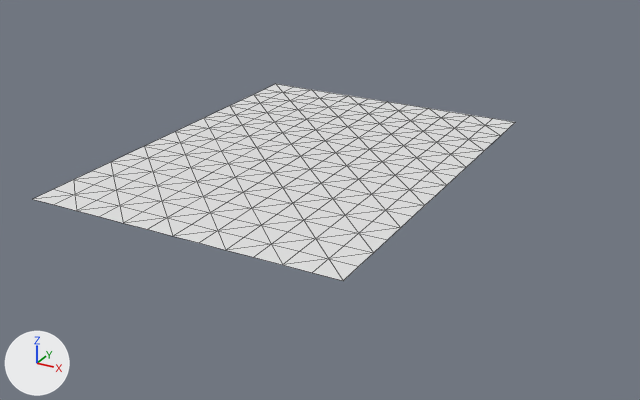
What one commit did to the OBJ model assets/maps/chunks/terrain_lod1_3_-2.obj.
Camera for both pictures: a camera (50 mm lens) standing at (280.4, -14.9, 40.8) and looking at (221.8, 91.7, -12.5). The axes (+X, +Y, +Z) are drawn at lower left. The lights are the same throughout. The first picture is the older version. Mesh edges are drawn as thin lines. Where no turn or scale is listed for an object, it has been applied to the vertices.

Objects in the first picture: 'terrain_lod1_3_-2'.
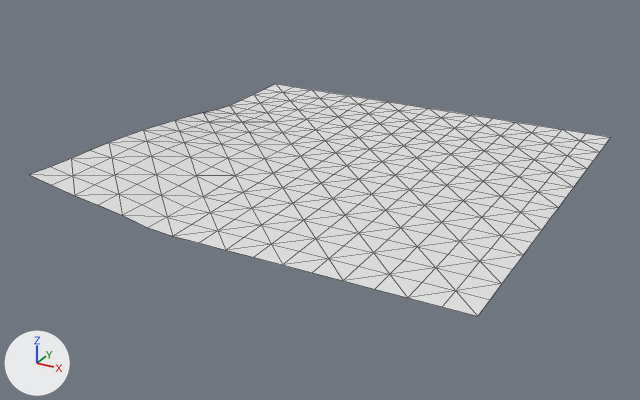
Boxes (x1, y1, x2, y2) around the edits, measured in the pictures (640 x 400 px; the box of a moved part takes in the faces that stretch with it):
```json
{"object": "terrain_lod1_3_-2", "change": "reshaped", "before": [34, 84, 515, 281], "after": [30, 84, 611, 316], "on screen": "21% wider, 18% taller"}
{"part": 1, "of": "me_terrain_lod1_3__2", "change": "added", "after": [343, 122, 611, 316]}
{"part": 2, "of": "me_terrain_lod1_3__2", "change": "moved or reshaped", "before": [34, 106, 300, 236], "after": [30, 106, 300, 236]}
```

Edits to the scene script, one JSON object a line:
```json
{"block": "me_terrain_lod1_3__2", "where": "# used by ob_terrain_lod1_3__2; location = (0.0, 0.0, 0.0)"}
{"op": "remove", "block": "me_terrain_lod1_3__2", "code": "me_terrain_lod1_3__2.from_pydata(...)  # 221 vertices, 384 faces; spans x 192.0..240.0, y 64.0..128.0, z -8.0"}
{"op": "add", "block": "me_terrain_lod1_3__2", "code": "me_terrain_lod1_3__2.from_pydata(...)  # 289 vertices, 512 faces; spans x 192.0..256.0, y 64.0..128.0, z -8.0..-4.4"}
{"block": "me_terrain_lod1_3__2", "change": "me_terrain_lod1_3__2 part 1"}
{"block": "me_terrain_lod1_3__2", "change": "17 new vertices lie (4.0, 0.0, 0.0) away from vertices in x 240.0, y 64.0..128.0, z -8.0"}
{"block": "me_terrain_lod1_3__2", "change": "17 new vertices lie (4.0, 0.0, 0.0) away from vertices in x 244.0, y 64.0..128.0, z -8.0"}
{"block": "me_terrain_lod1_3__2", "change": "17 new vertices lie (4.0, 0.0, 0.0) away from vertices in x 248.0, y 64.0..128.0, z -8.0"}
{"block": "me_terrain_lod1_3__2", "change": "17 new vertices lie (4.0, 0.0, 0.0) away from vertices in x 252.0, y 64.0..128.0, z -8.0"}
{"block": "me_terrain_lod1_3__2", "change": "128 new faces join them"}
{"block": "me_terrain_lod1_3__2", "change": "me_terrain_lod1_3__2 part 2"}
{"block": "me_terrain_lod1_3__2", "change": "6 vertices in x 192.0..208.0, y 72.0..104.0, z -8.0 move by (0.0, 0.0, 0.9)"}
{"block": "me_terrain_lod1_3__2", "change": "5 vertices in x 196.0..212.0, y 64.0..108.0, z -8.0 move by (0.0, 0.0, 0.2)"}
{"block": "me_terrain_lod1_3__2", "change": "5 vertices in x 204.0, y 64.0..80.0, z -8.0 move by (0.0, 0.0, 1.7)"}
{"block": "me_terrain_lod1_3__2", "change": "4 vertices in x 196.0..208.0, y 64.0..100.0, z -8.0 move by (0.0, 0.0, 1.1)"}
{"block": "me_terrain_lod1_3__2", "change": "4 vertices in x 192.0..200.0, y 68.0..92.0, z -8.0 move by (0.0, 0.0, 2.3)"}
{"block": "me_terrain_lod1_3__2", "change": "3 vertices in x 196.0..208.0, y 92.0..104.0, z -8.0 move by (0.0, 0.0, 0.7)"}
{"block": "me_terrain_lod1_3__2", "change": "35 vertices move from x 192.0..212.0, y 64.0..108.0, z -8.0 to x 192.0..212.0, y 64.0..108.0, z -7.9..-4.4"}
```
